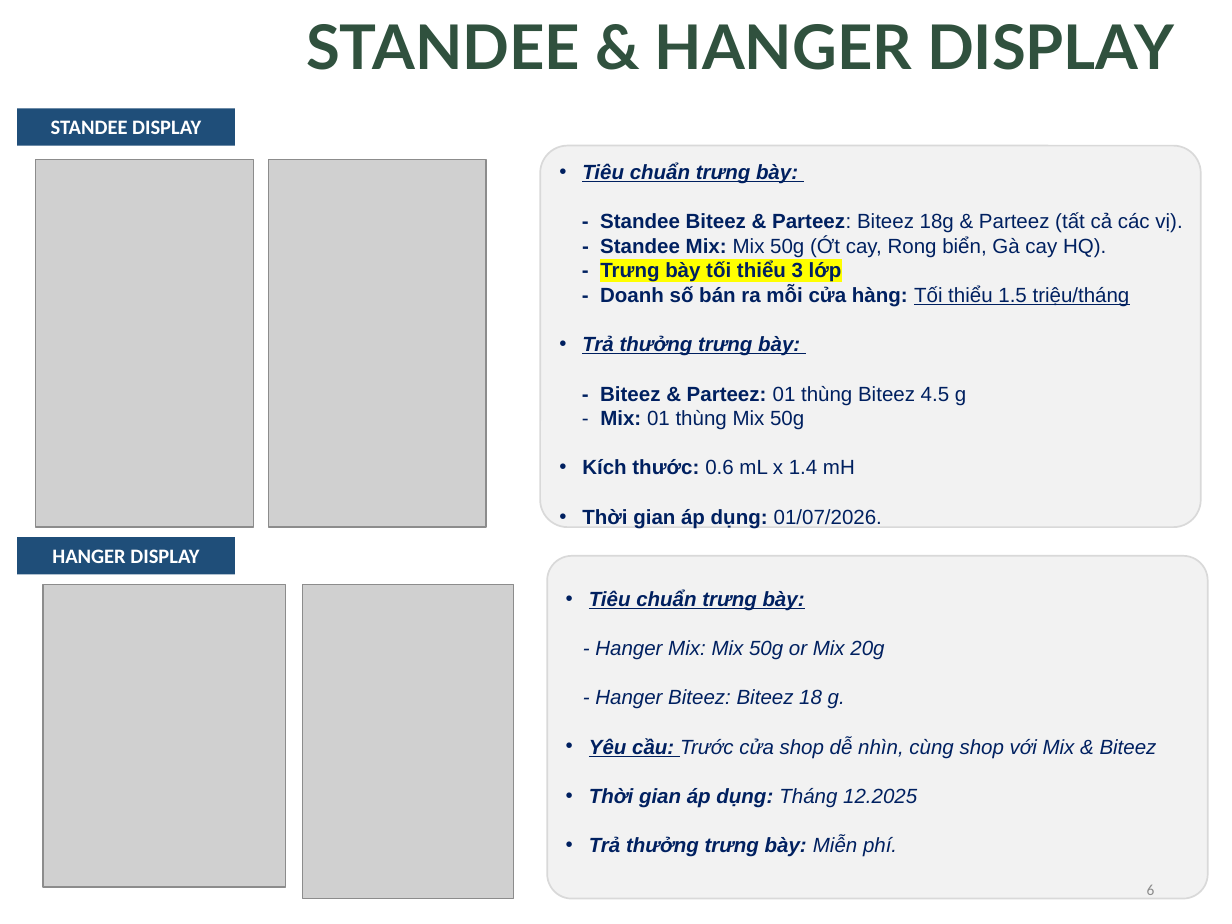
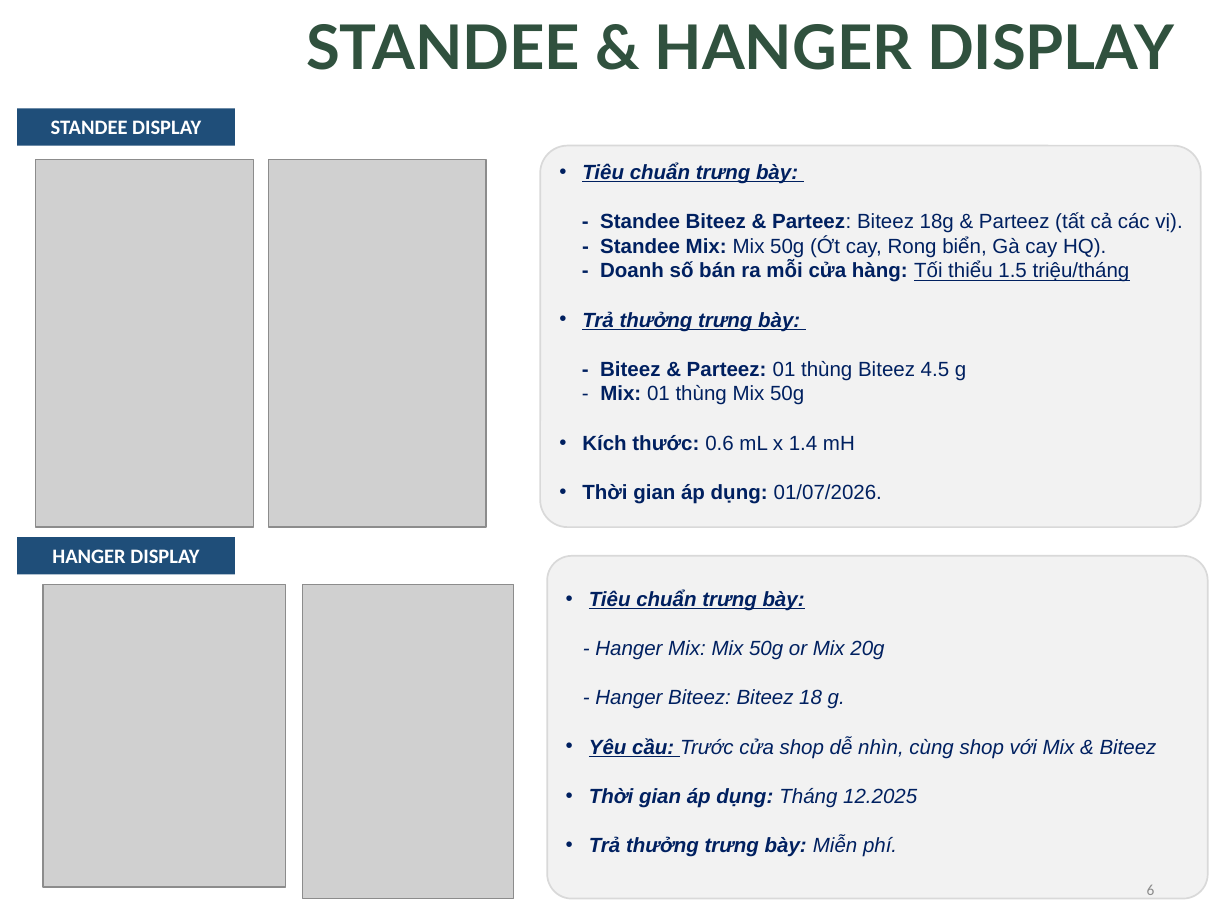
Before and after one commit to phungbui2203/Summary_Display, a slide deck: slide 6 of Display project TT Channel [BiteeZ & Mix] - New.pptx. Drawn at 1232x924 pixels with LibreOffice and Linux fonts; fonts in the diff are those of the drawing; grey boxes stand for pictures; background and template pictures are left out. Boxes give left, top, right and bottom in pixels: in the first picture for what was removed or moved away, otherwise in the second. Text is boxed around its words. In the diff, an @@ line names an element or a change of style, - is before the commit and + after.

```diff
--- a/Display project TT Channel [BiteeZ & Mix] - New.pptx
+++ b/Display project TT Channel [BiteeZ & Mix] - New.pptx
@@ text at [600, 261, 842, 282]: paragraph removed @@
-- Trưng bày tối thiểu 3 lớp
```
Also in this commit, not shown: 1 other slide changed, 1 slide added, 10 other files.
